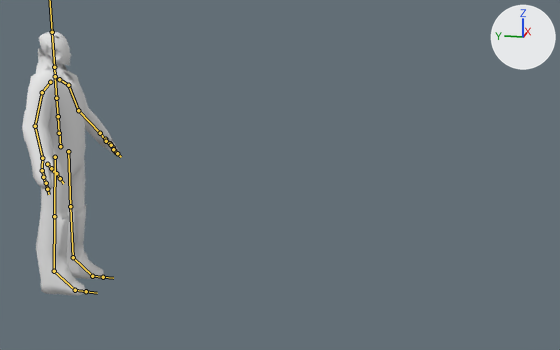
Renders of the FBX model Assets/Models/draftModel.fbx from each side of a commit.
The view is the same before and after, from a 50 mm lens placed at (-5.37, -2.85, 2.31), pointed at (0.01, -1.78, 0.97). Every picture has the same lights, and +X, +Y and +Z are marked at upper right. The bones that bend it are drawn over the model as lines.

Objects in the first picture: 'Body.001'.
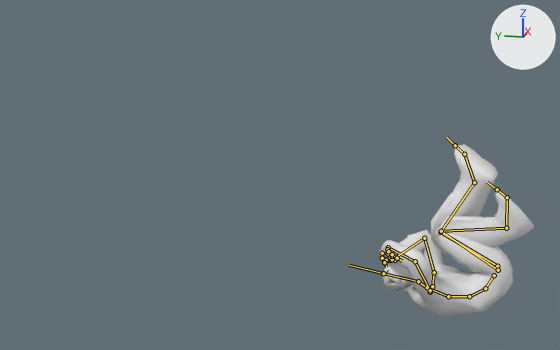
The newer file adds an action. The first version stands in its rest pose; the second is drawn at frame 23 of the action 'Armature|dive'.

Changed parts and their boxes [x1, y1, x2, y2] in the pictures (560 x 350 px):
'Body.001', posed (58% wider, 34% shorter): before [22, 32, 119, 295]; after [380, 144, 534, 318]
bone 'mixamorig:Hips', root to tip: before (60, 146) to (59, 131); after (494, 275) to (484, 289)
bone 'mixamorig:Spine', root to tip: before (59, 133) to (58, 116); after (485, 288) to (469, 296)
bone 'mixamorig:Spine1', root to tip: before (58, 116) to (56, 98); after (469, 296) to (448, 296)
bone 'mixamorig:Spine2', root to tip: before (56, 98) to (55, 77); after (448, 296) to (428, 288)
bone 'mixamorig:Neck', root to tip: before (55, 76) to (54, 67); after (427, 287) to (418, 282)
bone 'mixamorig:Head', root to tip: before (54, 67) to (52, 32); after (418, 281) to (383, 273)
bone 'mixamorig:LeftShoulder', root to tip: before (59, 79) to (68, 85); after (432, 286) to (434, 272)
bone 'mixamorig:LeftArm', root to tip: before (68, 85) to (78, 110); after (434, 272) to (424, 238)
bone 'mixamorig:LeftForeArm', root to tip: before (78, 110) to (100, 133); after (424, 238) to (396, 257)
bone 'mixamorig:LeftHand', root to tip: before (100, 133) to (105, 139); after (396, 257) to (390, 254)
bone 'mixamorig:LeftHandThumb1', root to tip: before (105, 139) to (110, 143); after (395, 260) to (391, 260)
bone 'mixamorig:LeftHandThumb2', root to tip: before (110, 143) to (113, 147); after (391, 260) to (387, 260)
bone 'mixamorig:LeftHandThumb3', root to tip: before (113, 147) to (114, 150); after (387, 260) to (386, 260)
bone 'mixamorig:LeftHandIndex1', root to tip: before (106, 141) to (111, 145); after (389, 253) to (382, 253)
bone 'mixamorig:LeftHandIndex2', root to tip: before (111, 145) to (113, 149); after (382, 253) to (381, 258)
bone 'mixamorig:LeftHandIndex3', root to tip: before (113, 149) to (117, 153); after (382, 258) to (384, 262)
bone 'mixamorig:RightShoulder', root to tip: before (50, 82) to (42, 92); after (430, 292) to (430, 290)
bone 'mixamorig:RightArm', root to tip: before (42, 92) to (35, 126); after (430, 290) to (415, 261)
bone 'mixamorig:RightForeArm', root to tip: before (35, 126) to (42, 158); after (415, 261) to (388, 247)
bone 'mixamorig:RightHand', root to tip: before (42, 158) to (42, 168); after (388, 247) to (387, 249)
bone 'mixamorig:RightHandThumb1', root to tip: before (47, 164) to (51, 168); after (388, 253) to (390, 257)
bone 'mixamorig:RightHandThumb2', root to tip: before (51, 168) to (55, 174); after (390, 257) to (391, 258)
bone 'mixamorig:RightHandThumb3', root to tip: before (56, 173) to (60, 178); after (392, 259) to (392, 256)
bone 'mixamorig:RightHandIndex1', root to tip: before (42, 170) to (44, 177); after (387, 249) to (388, 252)
bone 'mixamorig:RightHandIndex2', root to tip: before (43, 177) to (45, 183); after (388, 251) to (392, 254)
bone 'mixamorig:RightHandIndex3', root to tip: before (46, 183) to (47, 189); after (392, 254) to (397, 258)
bone 'mixamorig:LeftUpLeg', root to tip: before (68, 151) to (70, 206); after (497, 266) to (440, 232)
bone 'mixamorig:LeftLeg', root to tip: before (70, 206) to (73, 257); after (440, 232) to (474, 182)
bone 'mixamorig:LeftFoot', root to tip: before (73, 257) to (92, 276); after (474, 182) to (464, 154)
bone 'mixamorig:RightUpLeg', root to tip: before (55, 157) to (54, 216); after (498, 270) to (441, 231)
bone 'mixamorig:RightLeg', root to tip: before (54, 216) to (54, 271); after (441, 231) to (506, 228)
bone 'mixamorig:RightFoot', root to tip: before (54, 271) to (75, 290); after (506, 228) to (507, 197)
bone 'mixamorig:RightToeBase', root to tip: before (75, 290) to (86, 291); after (507, 197) to (497, 189)

The edits, one by one:
Bone 'mixamorig:Hips' (bone_mixamorig_hips) moves from (0.0, 0.0, 0.0) to (-12.1, -75.5, 324.4).
Bone 'mixamorig:Hips' (bone_mixamorig_hips) turns from (0, 0, 0) to (-150, -4, -13) degrees about its own x, y and z.
Bone 'mixamorig:Spine' (bone_mixamorig_spine) turns from (0, 0, 0) to (29, -2, -3) degrees about its own x, y and z.
Bone 'mixamorig:Spine1' (bone_mixamorig_spine1) turns from (0, 0, 0) to (25, -2, -2) degrees about its own x, y and z.
Bone 'mixamorig:Spine2' (bone_mixamorig_spine2) turns from (0, 0, 0) to (25, -1, -3) degrees about its own x, y and z.
Bone 'mixamorig:Neck' (bone_mixamorig_neck) turns from (0, 0, 0) to (12, -4, 4) degrees about its own x, y and z.
Bone 'mixamorig:Head' (bone_mixamorig_head) turns from (0, 0, 0) to (-25, -19, 5) degrees about its own x, y and z.
Bone 'mixamorig:LeftShoulder' (bone_mixamorig_leftshoulder) turns from (0, 0, 0) to (-33, 16, 16) degrees about its own x, y and z.
Bone 'mixamorig:LeftArm' (bone_mixamorig_leftarm) turns from (0, 0, 0) to (-71, -26, 115) degrees about its own x, y and z.
Bone 'mixamorig:LeftForeArm' (bone_mixamorig_leftforearm) turns from (0, 0, 0) to (1, -1, 86) degrees about its own x, y and z.
Bone 'mixamorig:LeftHand' (bone_mixamorig_lefthand) turns from (0, 0, 0) to (-96, -71, 20) degrees about its own x, y and z.
Bone 'mixamorig:LeftHandThumb1' (bone_mixamorig_lefthandthumb1) turns from (0, 0, 0) to (19, -57, -44) degrees about its own x, y and z.
Bone 'mixamorig:LeftHandThumb2' (bone_mixamorig_lefthandthumb2) turns from (0, 0, 0) to (-11, 17, -13) degrees about its own x, y and z.
Bone 'mixamorig:LeftHandThumb3' (bone_mixamorig_lefthandthumb3) turns from (0, 0, 0) to (-13, 5, 19) degrees about its own x, y and z.
Bone 'mixamorig:LeftHandIndex1' (bone_mixamorig_lefthandindex1) turns from (0, 0, 0) to (48, 6, -21) degrees about its own x, y and z.
Bone 'mixamorig:LeftHandIndex2' (bone_mixamorig_lefthandindex2) turns from (0, 0, 0) to (70, -10, 25) degrees about its own x, y and z.
Bone 'mixamorig:LeftHandIndex3' (bone_mixamorig_lefthandindex3) turns from (0, 0, 0) to (34, -4, 17) degrees about its own x, y and z.
Bone 'mixamorig:RightShoulder' (bone_mixamorig_rightshoulder) turns from (0, 0, 0) to (-22, -12, -19) degrees about its own x, y and z.
Bone 'mixamorig:RightArm' (bone_mixamorig_rightarm) turns from (0, 0, 0) to (-64, 13, -93) degrees about its own x, y and z.
Bone 'mixamorig:RightForeArm' (bone_mixamorig_rightforearm) turns from (0, 0, 0) to (1, 1, -57) degrees about its own x, y and z.
Bone 'mixamorig:RightHand' (bone_mixamorig_righthand) turns from (0, 0, 0) to (-23, 62, -82) degrees about its own x, y and z.
Bone 'mixamorig:RightHandThumb1' (bone_mixamorig_righthandthumb1) turns from (0, 0, 0) to (20, 0, 8) degrees about its own x, y and z.
Bone 'mixamorig:RightHandThumb2' (bone_mixamorig_righthandthumb2) turns from (0, 0, 0) to (-10, -16, 33) degrees about its own x, y and z.
Bone 'mixamorig:RightHandThumb3' (bone_mixamorig_righthandthumb3) turns from (0, 0, 0) to (5, -2, 40) degrees about its own x, y and z.
Bone 'mixamorig:RightHandIndex1' (bone_mixamorig_righthandindex1) turns from (0, 0, 0) to (15, 3, 5) degrees about its own x, y and z.
Bone 'mixamorig:RightHandIndex2' (bone_mixamorig_righthandindex2) turns from (0, 0, 0) to (14, 0, -6) degrees about its own x, y and z.
Bone 'mixamorig:RightHandIndex3' (bone_mixamorig_righthandindex3) turns from (0, 0, 0) to (30, 3, -17) degrees about its own x, y and z.
Bone 'mixamorig:LeftUpLeg' (bone_mixamorig_leftupleg) turns from (0, 0, 0) to (96, -2, -7) degrees about its own x, y and z.
Bone 'mixamorig:LeftLeg' (bone_mixamorig_leftleg) turns from (0, 0, 0) to (-96, -7, 1) degrees about its own x, y and z.
Bone 'mixamorig:LeftFoot' (bone_mixamorig_leftfoot) turns from (0, 0, 0) to (2, -31, -5) degrees about its own x, y and z.
Bone 'mixamorig:RightUpLeg' (bone_mixamorig_rightupleg) turns from (0, 0, 0) to (92, 4, 22) degrees about its own x, y and z.
Bone 'mixamorig:RightLeg' (bone_mixamorig_rightleg) turns from (0, 0, 0) to (-141, -10, -3) degrees about its own x, y and z.
Bone 'mixamorig:RightFoot' (bone_mixamorig_rightfoot) turns from (0, 0, 0) to (35, 14, -16) degrees about its own x, y and z.
Bone 'mixamorig:RightToeBase' (bone_mixamorig_righttoebase) turns from (0, 0, 0) to (11, 0, 0) degrees about its own x, y and z.
